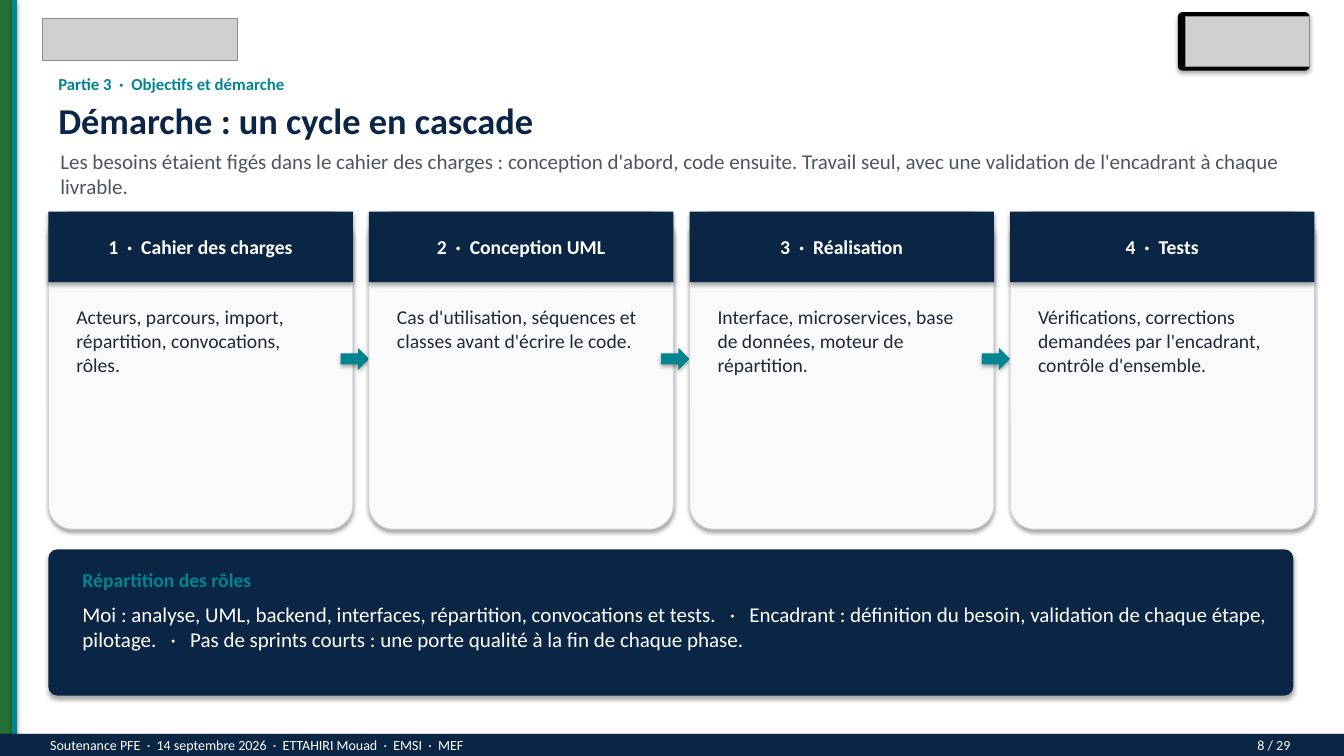
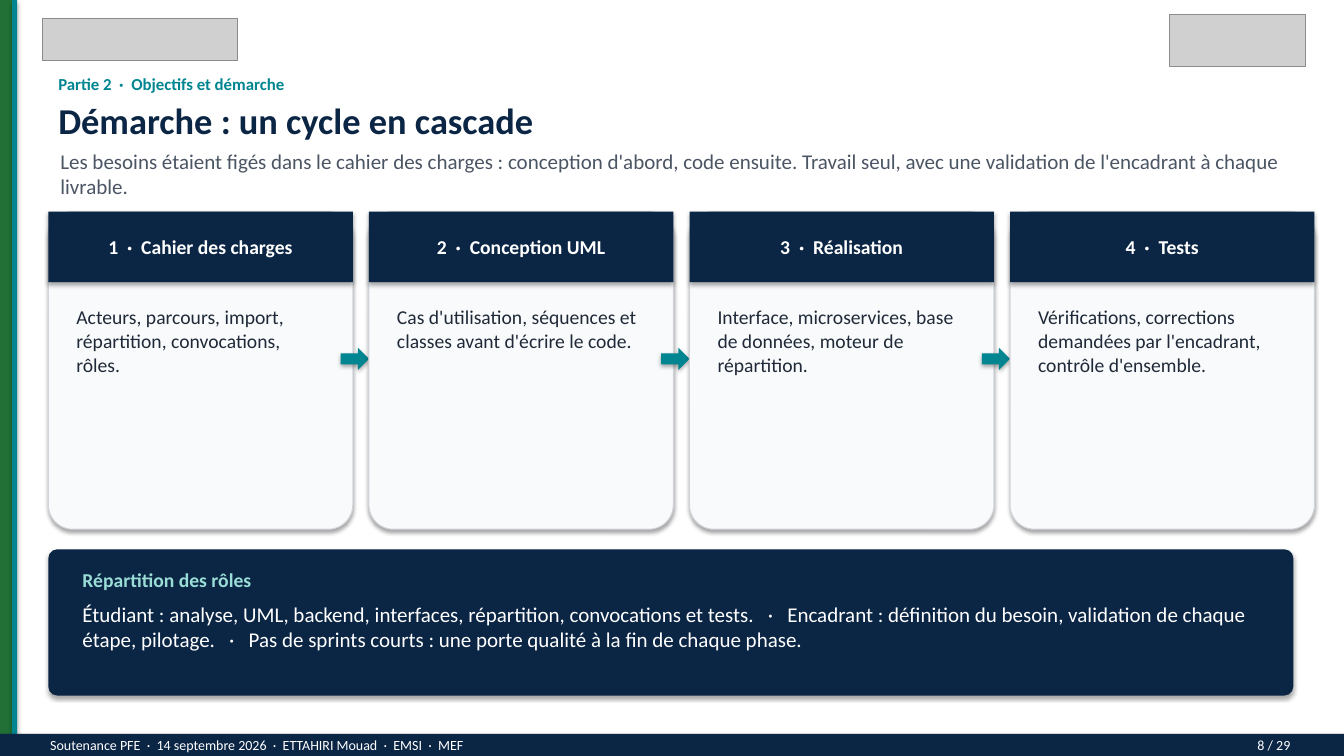
Before and after one commit to mouadofficiel2003/PFE2, a slide deck: slide 8 of soutenance/Soutenance-PFE-ETTAHIRI-Mouad.pptx. Drawn at 1344x756 pixels with LibreOffice and Linux fonts; fonts in the diff are those of the drawing; grey boxes stand for pictures. Boxes give left, top, right and bottom in pixels: in the first picture for what was removed or moved away, otherwise in the second. Text is boxed around its words. In the diff, an @@ line names an element or a change of style, - is before the commit and + after.

```diff
--- a/soutenance/Soutenance-PFE-ETTAHIRI-Mouad.pptx
+++ b/soutenance/Soutenance-PFE-ETTAHIRI-Mouad.pptx
@@ picture: place and size @@
-picture at (1187,16,1311,67)
+picture at (1171,14,1307,67)
@@ rounded rectangle removed at (1179,12,1311,71) @@
@@ text at (58,78,285,93): text changed @@
-Partie 3 · Objectifs et démarche
+Partie 2 · Objectifs et démarche
@@ text "Répartition des rôles" at (82,573,251,590): text colour #008591 to #99DDD6 @@
@@ text at (82,605,1245,651): text changed @@
-Moi : analyse, UML, backend, interfaces, répartition, convocations et tests. · Encadrant : définition du besoin, validation de chaque étape, pilotage. · Pas de sprints courts : une porte qualité à la fin de chaque phase.
+Étudiant : analyse, UML, backend, interfaces, répartition, convocations et tests. · Encadrant : définition du besoin, validation de chaque étape, pilotage. · Pas de sprints courts : une porte qualité à la fin de chaque phase.
```
Also in this commit, not shown: 28 other slides changed, 45 other files.
